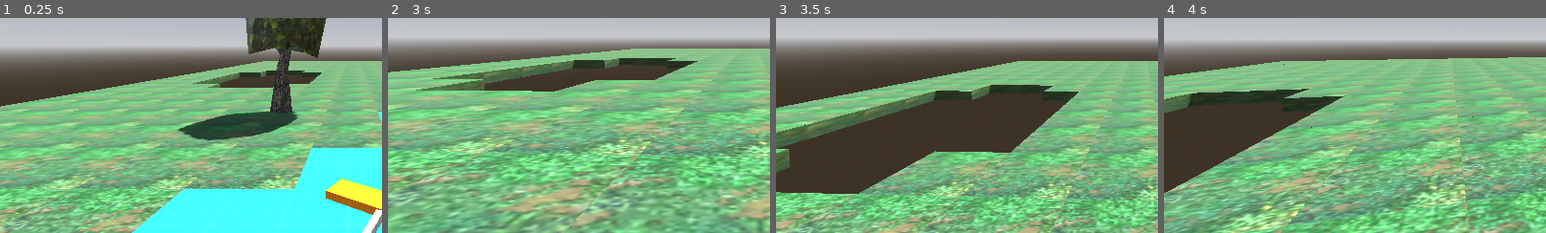
Above: before the commit, frames 1-4 (left to right).
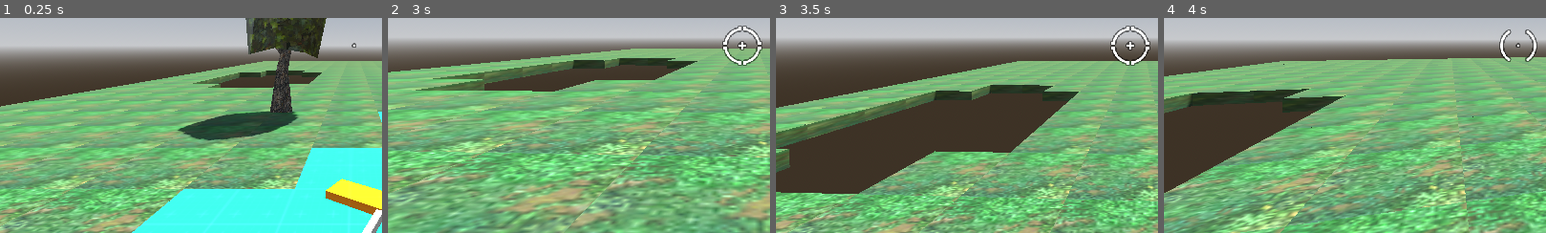
Above: after the commit, the same moments.

Repository: steelx/3d-train-fps
Game: Godot game, scene res://scenes/Level_1.tscn
Same seed, same stepped clock (60 frames per second), same inputs: the game is played once before the commit and once after it.
Inputs (mouse positions are % of the whole screen's width and height, from its top left):
- Up to frame 1 (0.25 s): no input
- Up to frame 2 (3 s): tap Enter at 0.5 s; move the mouse to (55, 50) at 0.52 s; hold W (move_forward) from 0.53 s (still down); click (55, 50) at 0.6 s; tap Space (jump) at 0.77, 1.52 s; move the mouse to (45, 50) at 1.27 s; tap 0 at 1.35 s; move the mouse to (52, 48) at 2.02 s; tap 1 at 2.1 s; move the mouse to (49, 52) at 2.77 s; tap 2 at 2.85 s
- Up to frame 3 (3.5 s): keep holding W (move_forward); tap Space (jump) at 3.02 s
- Up to frame 4 (4 s): keep holding W (move_forward); move the mouse to (57, 51) at 3.52 s; tap 3 at 3.6 s; tap Space (jump) at 3.77 s
The pictures show only the part of the screen within x 4-54%, y 44-94%; the shares and areas given below are measured in that part.

The runs differ from the first frame. In frame 1, less than 0.1% of the frame differs, in the area x 92-94%, y 11-14%; in frame 2, 0.8%, in the area x 87-98%, y 3-23%; in frame 3, 0.8%; in frame 4, 0.5%.

Commit message:
feat: Crosshairs, and updated weapon cond

Diff:
--- a/scenes/Level_1.tscn
+++ b/scenes/Level_1.tscn
@@ -19,7 +19,9 @@
 [sub_resource type="Environment" id="Environment_612hj"]
 background_mode = 2
 sky = SubResource("Sky_2k6pd")
+ambient_light_source = 3
 tonemap_mode = 2
+volumetric_fog_enabled = true
 
 [sub_resource type="NavigationMesh" id="NavigationMesh_f2bfl"]
 vertices = PackedVector3Array(-12.5, 0.5, -48.25, -10.5, 0.5, -48.5, -10.25, 0.5, -50.5, -5.75, 0.5, -50.5, -5.5, 0.5,  …(4345 unchanged characters)…
@@ -44,6 +46,7 @@
 
 [node name="DirectionalLight3D" type="DirectionalLight3D" parent="."]
 transform = Transform3D(-0.866025, -0.433013, 0.25, 0, 0.5, 0.866025, -0.5, 0.75, -0.433013, 0, 42.0132, 0)
+light_color = Color(0.952941, 0.945098, 0.890196, 1)
 shadow_enabled = true
 
 [node name="WorldEnvironment" type="WorldEnvironment" parent="."]
--- a/scenes/components/WeaponManager.gd
+++ b/scenes/components/WeaponManager.gd
@@ -38,6 +38,7 @@
 func _ready() -> void:
 	# Set the machete as the current weapon
 	current_weapon = $Weapons/Machete
+	switch_to_weapon_slot(WeaponSlots.MACHETE)
 
 
 func _process(_delta: float) -> void:
--- a/scenes/components/WeaponManager.tscn
+++ b/scenes/components/WeaponManager.tscn
@@ -8,8 +8,12 @@
 [ext_resource type="PackedScene" uid="uid://c717epq3iwgb4" path="res://resources/weapons/shotgun.glb" id="4_cufb5"]
 [ext_resource type="PackedScene" uid="uid://cp0r2j35f78js" path="res://scenes/effects/HitScanBulletEmitter.tscn" id="5_dl15m"]
 [ext_resource type="PackedScene" uid="uid://bg2tkmjk016dq" path="res://resources/weapons/rocketlauncher.glb" id="5_dukq6"]
+[ext_resource type="Texture2D" uid="uid://cmftrwi4n47wn" path="res://resources/weapons/crosshairs/crosshair001.png" id="5_mgsjh"]
 [ext_resource type="PackedScene" uid="uid://c82gloipj7xqo" path="res://scenes/effects/MuzzleFlash.tscn" id="6_vjvj2"]
+[ext_resource type="Texture2D" uid="uid://o1pm0rpk2nkt" path="res://resources/weapons/crosshairs/crosshair065.png" id="9_0v8co"]
 [ext_resource type="PackedScene" uid="uid://cbp22ospyq0lq" path="res://scenes/components/RocketSpawner.tscn" id="10_7i5bi"]
+[ext_resource type="Texture2D" uid="uid://cmgnchq8d8af8" path="res://resources/weapons/crosshairs/crosshair066.png" id="11_i60v5"]
+[ext_resource type="Texture2D" uid="uid://d1yqmw4hkjcgc" path="res://resources/weapons/crosshairs/crosshair026.png" id="14_edej1"]
 
 [sub_resource type="Animation" id="Animation_lpjc4"]
 length = 0.001
@@ -379,6 +383,7 @@
 [node name="Machete" type="Node3D" parent="Weapons"]
 visible = false
 script = ExtResource("3_wcgjg")
+ammo = -1
 
 [node name="Model" parent="Weapons/Machete" instance=ExtResource("2_lfm1g")]
 transform = Transform3D(0.5, 0, 0, 0, 0.5, 0, 0, 0, 0.5, 0, 0, 0)
@@ -395,11 +400,25 @@
 [node name="MeleeDamagePoint" parent="Weapons/Machete/BulletEmitters" instance=ExtResource("3_5jwjw")]
 transform = Transform3D(1, 0, 0, 0, 1, 0, 0, 0, 1, 0, -0.289994, 0)
 
+[node name="Crosshair" type="TextureRect" parent="Weapons/Machete"]
+anchors_preset = 8
+anchor_left = 0.5
+anchor_top = 0.5
+anchor_right = 0.5
+anchor_bottom = 0.5
+offset_left = -20.0
+offset_top = -20.0
+offset_right = 20.0
+offset_bottom = 20.0
+grow_horizontal = 2
+grow_vertical = 2
+texture = ExtResource("5_mgsjh")
+
 [node name="MachineGun" type="Node3D" parent="Weapons"]
 visible = false
 script = ExtResource("3_wcgjg")
 automatic = true
-ammo = 999
+ammo = 150
 attack_rate = 0.1
 
 [node name="Model" parent="Weapons/MachineGun" instance=ExtResource("3_v72q0")]
@@ -419,9 +438,25 @@
 [node name="MuzzleFlash" parent="Weapons/MachineGun" instance=ExtResource("6_vjvj2")]
 transform = Transform3D(1, 0, 0, 0, 1, 0, 0, 0, 1, 0, 0.16062, -0.887132)
 
+[node name="Crosshair" type="TextureRect" parent="Weapons/MachineGun"]
+visible = false
+anchors_preset = 8
+anchor_left = 0.5
+anchor_top = 0.5
+anchor_right = 0.5
+anchor_bottom = 0.5
+offset_left = -20.0
+offset_top = -20.0
+offset_right = 20.0
+offset_bottom = 20.0
+grow_horizontal = 2
+grow_vertical = 2
+texture = ExtResource("9_0v8co")
+
 [node name="Shotgun" type="Node3D" parent="Weapons"]
 visible = false
 script = ExtResource("3_wcgjg")
+damage = 11
 ammo = 50
 attack_rate = 0.7
 
@@ -450,6 +485,21 @@
 transform = Transform3D(1, 0, 0, 0, 1, 0, 0, 0, 1, 0, 0.0697191, -0.972719)
 muzzle_variant = 2
 
+[node name="Crosshair" type="TextureRect" parent="Weapons/Shotgun"]
+visible = false
+anchors_preset = 8
+anchor_left = 0.5
+anchor_top = 0.5
+anchor_right = 0.5
+anchor_bottom = 0.5
+offset_left = -36.0
+offset_top = -36.0
+offset_right = 36.0
+offset_bottom = 36.0
+grow_horizontal = 2
+grow_vertical = 2
+texture = ExtResource("11_i60v5")
+
 [node name="RocketLauncher" type="Node3D" parent="Weapons"]
 visible = false
 script = ExtResource("3_wcgjg")
@@ -473,6 +523,21 @@
 [node name="MuzzleFlash" parent="Weapons/RocketLauncher" instance=ExtResource("6_vjvj2")]
 transform = Transform3D(1, 0, 0, 0, 1, 0, 0, 0, 1, 0, -0.0355501, -2.098)
 muzzle_variant = 3
+
+[node name="Crosshair" type="TextureRect" parent="Weapons/RocketLauncher"]
+visible = false
+anchors_preset = 8
+anchor_left = 0.5
+anchor_top = 0.5
+anchor_right = 0.5
+anchor_bottom = 0.5
+offset_left = -20.0
+offset_top = -20.0
+offset_right = 20.0
+offset_bottom = 20.0
+grow_horizontal = 2
+grow_vertical = 2
+texture = ExtResource("14_edej1")
 
 [node name="CanvasLayer" type="CanvasLayer" parent="Weapons"]
 
--- a/scenes/components/weapons/Weapon.gd
+++ b/scenes/components/weapons/Weapon.gd
@@ -4,6 +4,7 @@
 @onready var anim_player: AnimationPlayer = $AnimationPlayer
 @onready var bullet_emitters_marker: Marker3D = $BulletEmitters
 @onready var bullet_emitters: Array = $BulletEmitters.get_children()
+@onready var crosshair := $Crosshair
 
 @export var automatic := false
 @export var damage := 10
@@ -40,6 +41,10 @@
 
 # to be called from the WeaponManager
 func attack(attack_input_just_pressed: bool, attack_input_held: bool) -> void:
+	if !attack_input_just_pressed and !attack_input_held:
+		if automatic:
+			anim_player.stop()
+		return
 	if fire_point == null:
 		print_debug("Weapon: fire_point is null")
 		return
@@ -49,7 +54,7 @@
 		return
 	elif !automatic and !attack_input_just_pressed:
 		return
-	if ammo <= 0:
+	if ammo == 0:
 		e_out_of_ammo.emit()
 		return
 
@@ -76,12 +81,13 @@
 
 func set_active() -> void:
 	self.show()
+	crosshair.show()
 
 
 func set_inactive() -> void:
-	anim_player.stop()
-	anim_player.play("idle")
+	set_to_attack_idle()
 	self.hide()
+	crosshair.hide()
 
 
 func set_to_attack_idle() -> void:
--- a/scenes/player/Player.gd
+++ b/scenes/player/Player.gd
@@ -73,6 +73,8 @@
 		weapon_manager.attack(true, false)
 	elif Input.is_action_pressed(FIRE):
 		weapon_manager.attack(false, true)
+	else:
+		weapon_manager.attack(false, false)
 
 	if event.is_action_pressed(JUMP):
 		if raycast.is_colliding():
Binary file added: resources/weapons/crosshairs/crosshair001.png
Not shown, added: resources/weapons/crosshairs/crosshair001.png.import
Binary file added: resources/weapons/crosshairs/crosshair026.png
Not shown, added: resources/weapons/crosshairs/crosshair026.png.import
Binary file added: resources/weapons/crosshairs/crosshair065.png
Not shown, added: resources/weapons/crosshairs/crosshair065.png.import
Binary file added: resources/weapons/crosshairs/crosshair066.png
Not shown, added: resources/weapons/crosshairs/crosshair066.png.import
Not shown: 1 places in scenes/components/WeaponManager.tscn that only renumber resources
